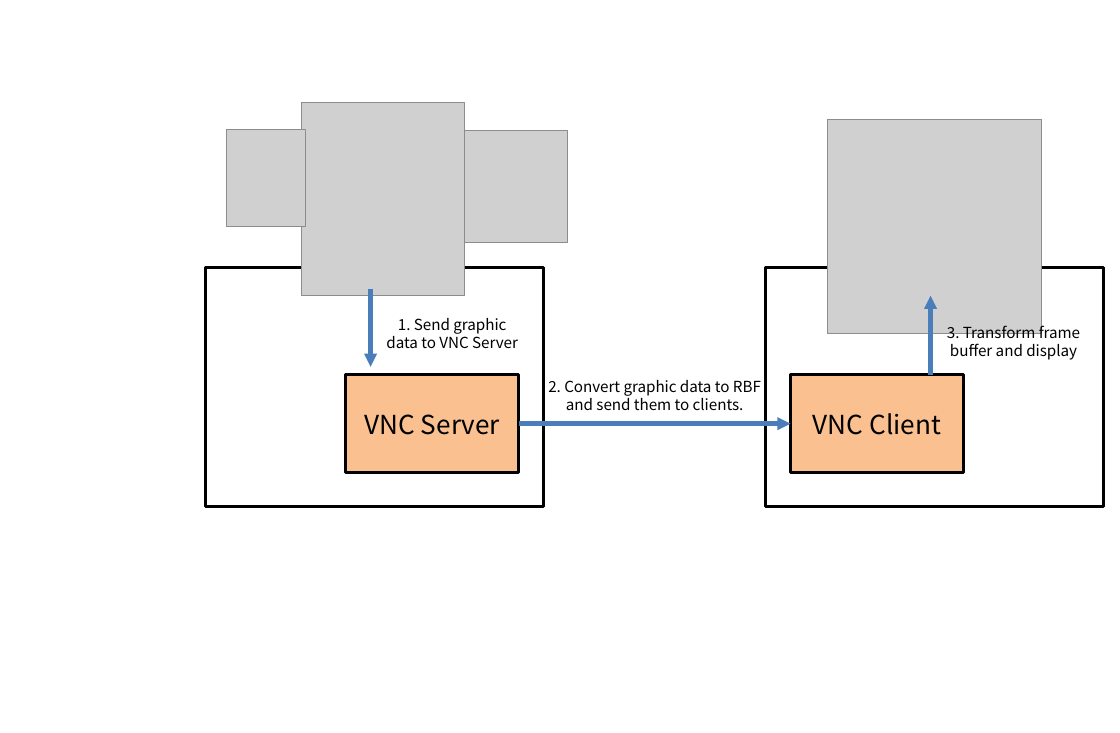
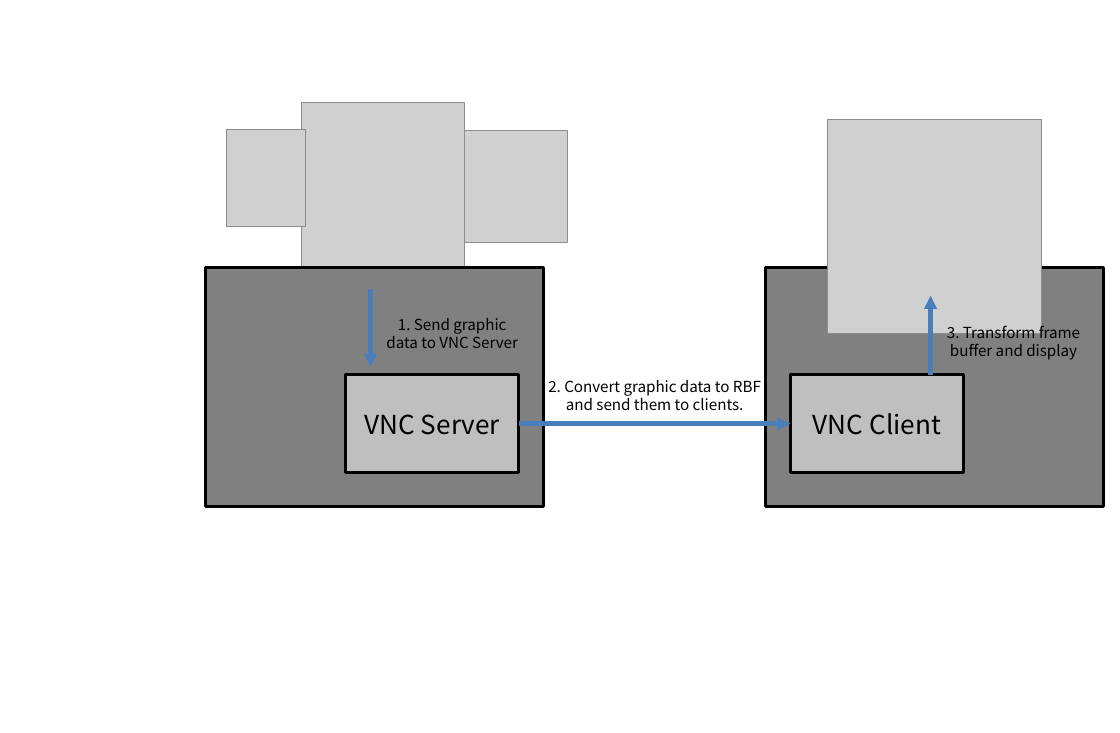
Before and after one commit to ghdud4006/RemoteNEMO, a slide deck: slide 1 of report_picture.pptx. Drawn at 1120x733 pixels with LibreOffice and Linux fonts; fonts in the diff are those of the drawing; grey boxes stand for pictures. Boxes give left, top, right and bottom in pixels: in the first picture for what was removed or moved away, otherwise in the second. Text is boxed around its words. In the diff, an @@ line names an element or a change of style, - is before the commit and + after.

```diff
--- a/report_picture.pptx
+++ b/report_picture.pptx
@@ rectangle at <box>206,268,544,506</box>: fill none to #808080 @@
@@ rectangle at <box>765,268,1103,506</box>: fill none to #808080 @@
@@ rectangle "VNC Server" at <box>346,374,519,473</box>: fill #FAC090 to #BFBFBF @@
@@ rectangle "VNC Client" at <box>791,374,963,473</box>: fill #FAC090 to #BFBFBF @@
```
Also in this commit, not shown: 2 slides added, 2 other files.
